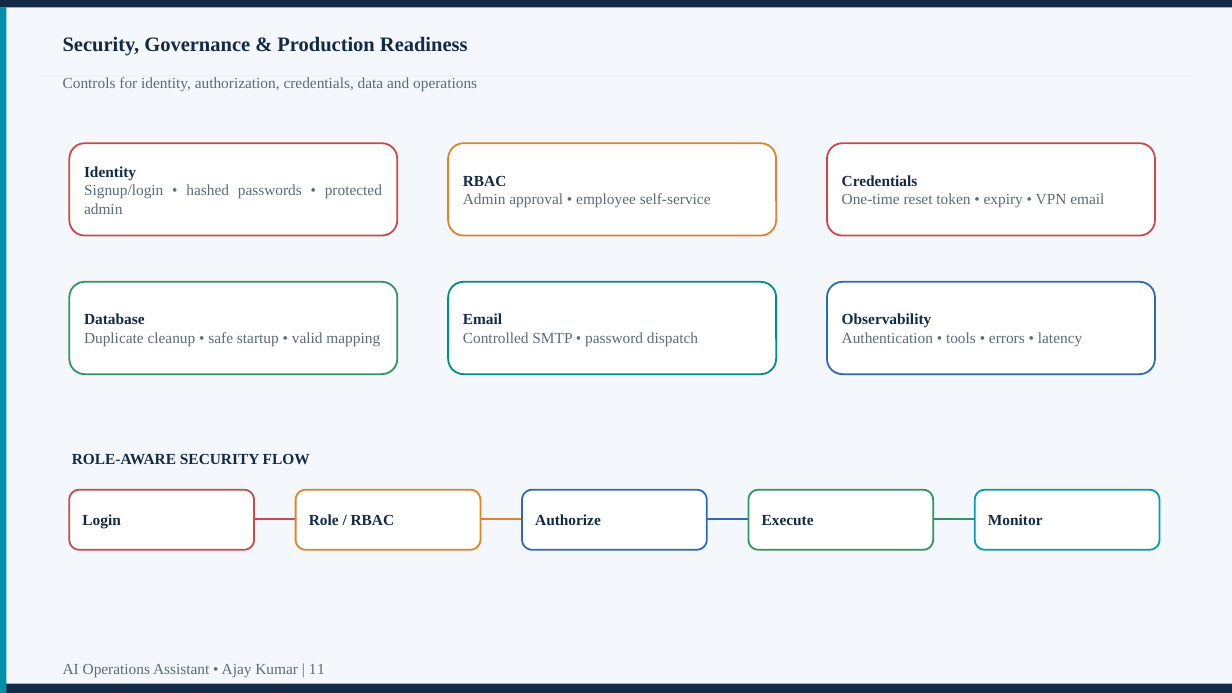
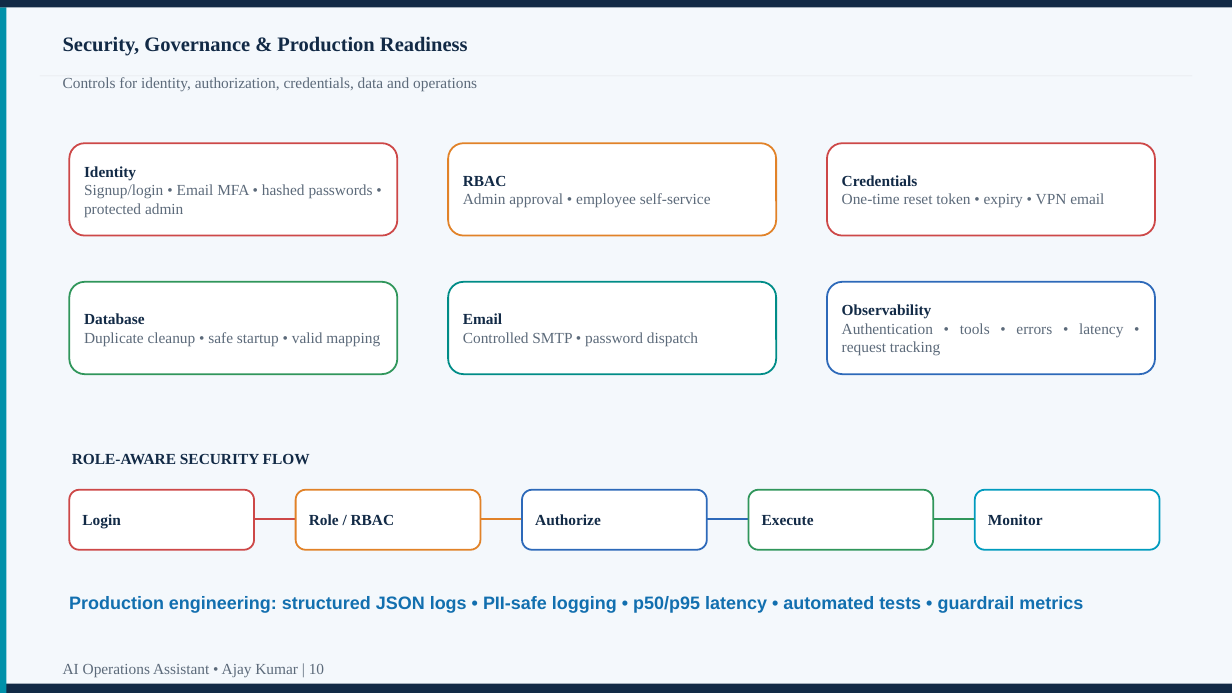
Before and after one commit to helloajay21-max/-it-support-assistant, a slide deck: slide 10 of AI_Operations_Assistant_Using_Agentic_AI_Ajay_Kumar_Presentation.pptx (slide 11 before the commit). Drawn at 1232x693 pixels with LibreOffice and Linux fonts; fonts in the diff are those of the drawing. Boxes give left, top, right and bottom in pixels: in the first picture for what was removed or moved away, otherwise in the second. Text is boxed around its words. In the diff, an @@ line names an element or a change of style, - is before the commit and + after.

```diff
--- a/AI_Operations_Assistant_Using_Agentic_AI_Ajay_Kumar_Presentation.pptx
+++ b/AI_Operations_Assistant_Using_Agentic_AI_Ajay_Kumar_Presentation.pptx
@@ text in rounded rectangle at (84, 184, 373, 217): text changed @@
-Signup/login • hashed passwords • protected admin
+Signup/login • Email MFA • hashed passwords • protected admin
@@ text in rounded rectangle at (842, 323, 1123, 356): text changed @@
-Authentication • tools • errors • latency
+Authentication • tools • errors • latency • request tracking
@@ text added at (69, 596, 1083, 613), 14 pt, text #126FAF, bold @@
+Production engineering: structured JSON logs • PII-safe logging • p50/p95 latency • automated tests • guardrail metrics
@@ text at (63, 664, 324, 678): text changed @@
-AI Operations Assistant • Ajay Kumar | 11
+AI Operations Assistant • Ajay Kumar | 10
```
Also in this commit, not shown: 10 other slides changed, 1 slide removed, 1 other file.
